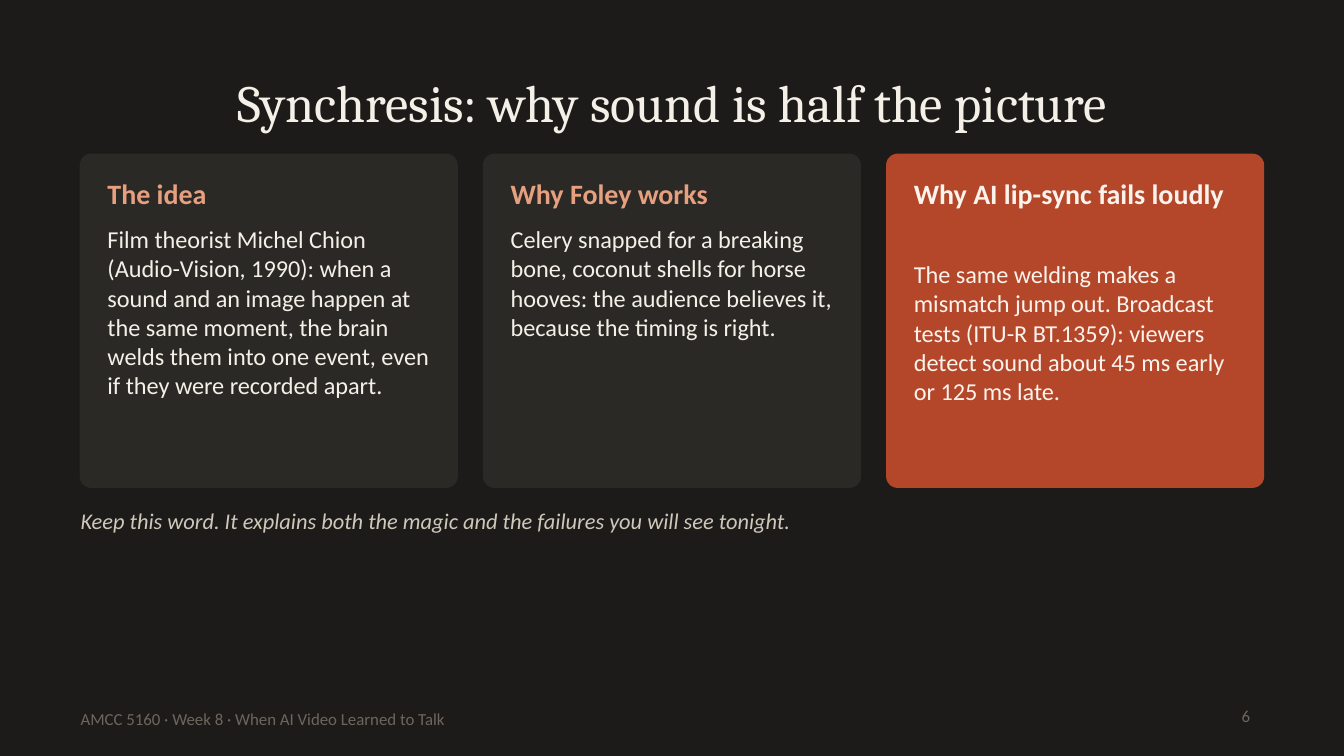
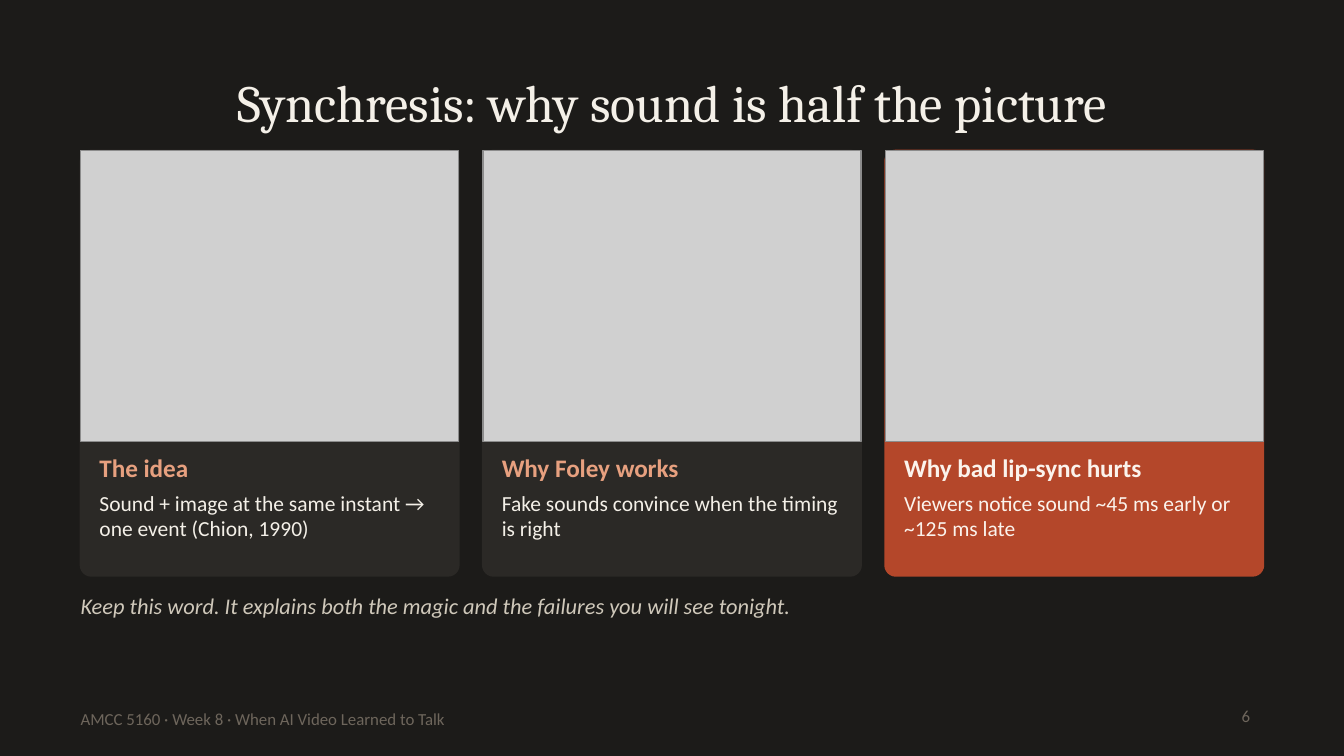
Before and after one commit to leehomyc/leehomyc.github.io, a slide deck: slide 6 of amcc5160/lecture-08/downloads/Lecture08_Slides.pptx. Drawn at 1344x756 pixels with LibreOffice and Linux fonts; fonts in the diff are those of the drawing; grey boxes stand for pictures. Boxes give left, top, right and bottom in pixels: in the first picture for what was removed or moved away, otherwise in the second. Text is boxed around its words. In the diff, an @@ line names an element or a change of style, - is before the commit and + after.

```diff
--- a/amcc5160/lecture-08/downloads/Lecture08_Slides.pptx
+++ b/amcc5160/lecture-08/downloads/Lecture08_Slides.pptx
@@ rounded rectangle: place and size @@
-rounded rectangle at [81,155,457,487]
+rounded rectangle at [81,151,458,575]
@@ picture added at [81,151,458,441] @@
@@ rounded rectangle: place and size @@
-rounded rectangle at [484,155,860,487]
+rounded rectangle at [482,151,860,575]
@@ picture added at [482,151,860,441] @@
@@ proportions changed in 3 elements at [81,151,458,575], [482,151,860,575], [886,151,1263,575] @@
@@ rounded rectangle: place and size @@
-rounded rectangle at [887,155,1263,487]
+rounded rectangle at [886,151,1263,575]
@@ picture added at [886,151,1263,441] @@
@@ text removed at [914,184,1224,209] @@
-Why AI lip-sync fails loudly
@@ text removed at [107,231,428,398] @@
-Film theorist Michel Chion (Audio-Vision, 1990): when a sound and an image happen at the same moment, the brain welds them into one event, even if they were recorded apart.
@@ text removed at [511,231,832,340] @@
-Celery snapped for a breaking bone, coconut shells for horse hooves: the audience believes it, because the timing is right.
@@ text removed at [914,266,1225,400] @@
-The same welding makes a mismatch jump out. Broadcast tests (ITU-R BT.1359): viewers detect sound about 45 ms early or 125 ms late.
@@ text "The idea": place and size @@
-text "The idea" at [107,184,207,204]
+text "The idea" at [99,459,189,477]
@@ text "The idea" at [99,459,189,477]: size 15 to 13.5 pt @@
@@ text "Why Foley works" at [502,459,679,481]: size 15 to 13.5 pt @@
@@ text "Why Foley works": place and size @@
-text "Why Foley works" at [511,184,708,209]
+text "Why Foley works" at [502,459,679,481]
@@ text added at [904,459,1142,481], 13.5 pt, text #FBF3EC, bold @@
+Why bad lip-sync hurts
@@ text added at [99,496,400,539], 11.5 pt, text #F4F0E8 @@
+Sound + image at the same instant → one event (Chion, 1990)
@@ text added at [502,496,837,540], 11.5 pt, text #F4F0E8 @@
+Fake sounds convince when the timing is right
@@ text added at [904,496,1230,536], 11.5 pt, text #FBF3EC @@
+Viewers notice sound ~45 ms early or ~125 ms late
@@ text "Keep this word. It explains ...": place and size @@
-text "Keep this word. It explains ..." at [81,513,790,533]
+text "Keep this word. It explains ..." at [81,598,790,618]
```
Also in this commit, not shown: 30 other slides changed, 1 slide added, 1 slide removed, 39 other files.
